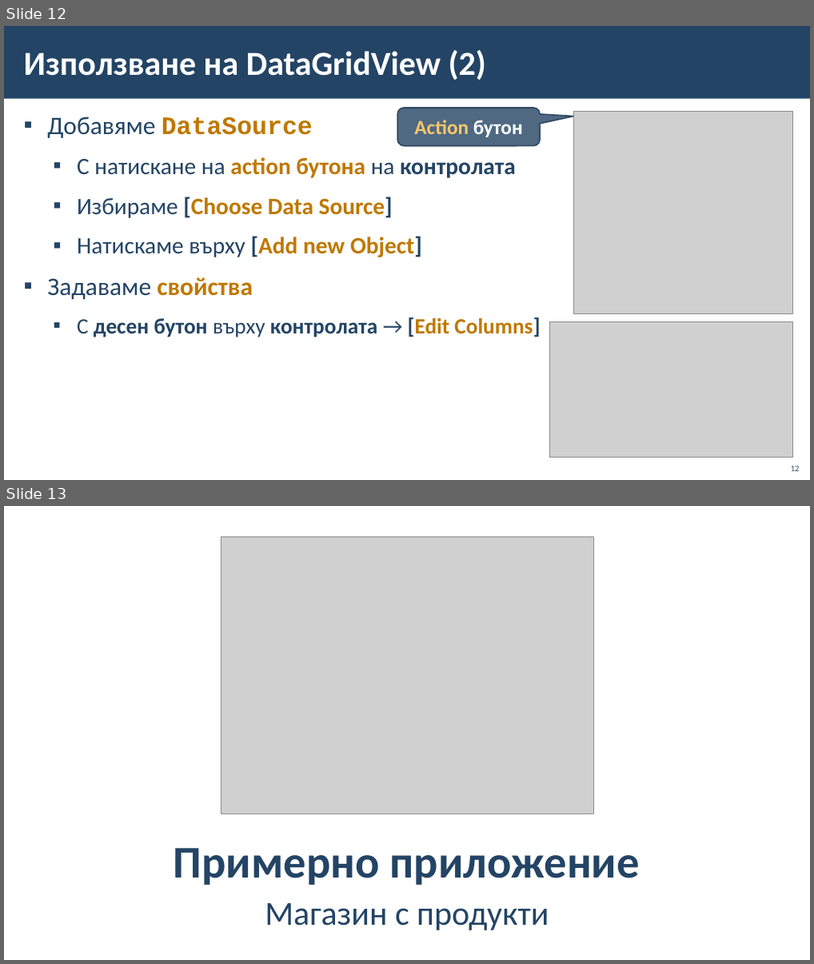
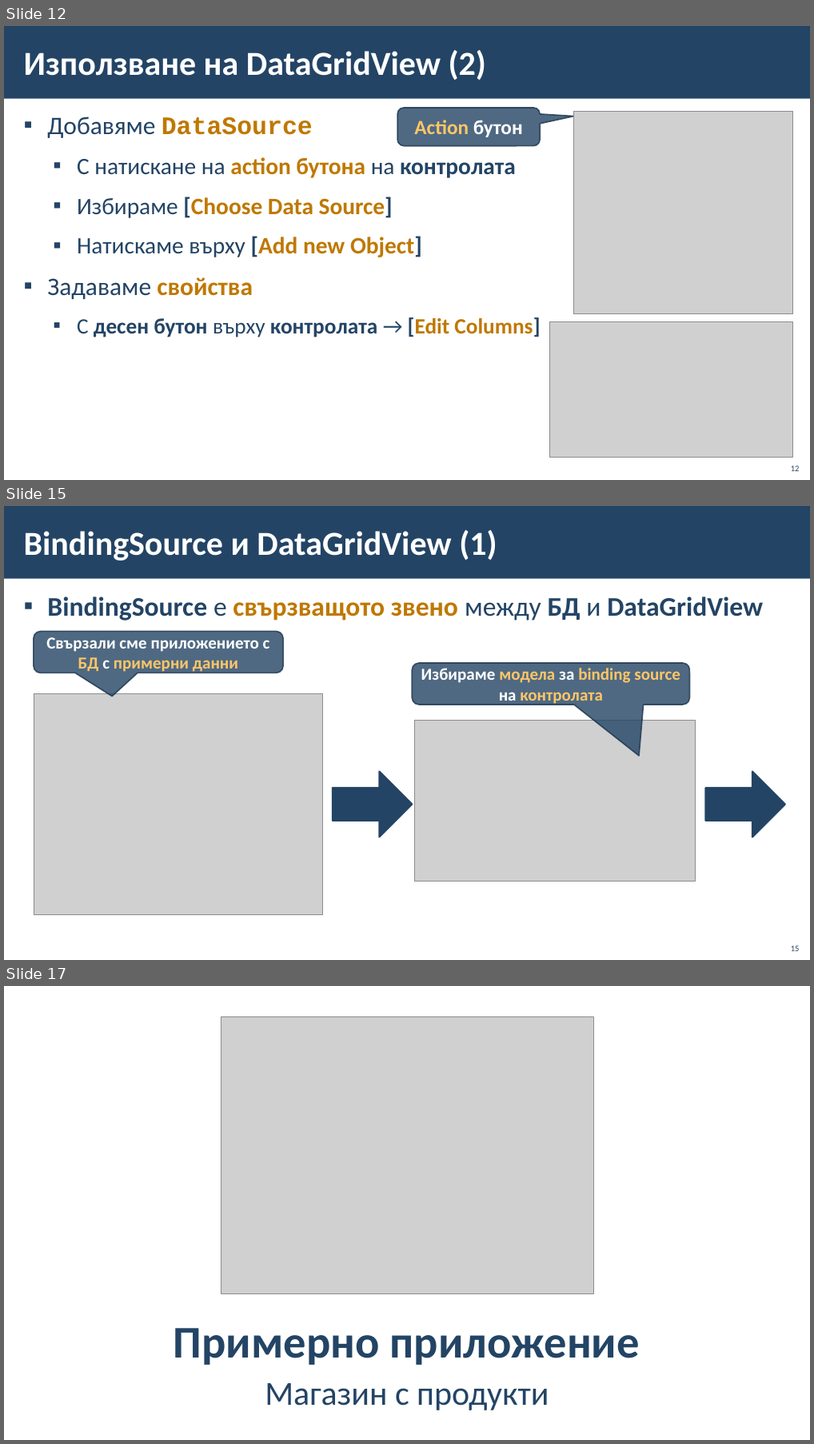
Before and after one commit to BG-IT-Edu/School-Programming, a slide deck: Courses/Software-Sciences/Module-4-Information-Systems-New/05-Connecting-Windows-Forms-with-database/05-Connecting-Windows-Forms-with-database.pptx. Shown one above the other, each under a label of ours: slides 12 and 13 before the commit, slides 12, 15 and 17 after it; the slides between them are not shown. The pictures are 814x964 and 814x1444 pixels, drawn with LibreOffice and Linux fonts; fonts in the diff are those of the drawing; grey boxes stand for pictures; background and template pictures are left out. Boxes give left, top, right and bottom in pixels: in the first picture for what was removed or moved away, otherwise in the second. Text is boxed around its words. In the diff, an @@ line names an element or a change of style, - is before the commit and + after.

```diff
--- a/Courses/Software-Sciences/Module-4-Information-Systems-New/05-Connecting-Windows-Forms-with-database/05-Connecting-Windows-Forms-with-database.pptx
+++ b/Courses/Software-Sciences/Module-4-Information-Systems-New/05-Connecting-Windows-Forms-with-database/05-Connecting-Windows-Forms-with-database.pptx
@@ slide 15 added at (4,506,810,960), background #FFFFFF; not listed: 1 template element that a slide beside it also shows @@
@@ title added at (24,530,497,560), 40 pt, text #FFFFFF, bold @@
+BindingSource и DataGridView (1)
@@ text added at (47,596,763,620), 32 pt, text #234465, bold @@
+▪ BindingSource e свързващото звено между БД и DataGridView
@@ rounded speech box added at (34,632,283,673), fill #234465 at 80% opacity, outline #1A334C 1.5 pt, 20 pt, text #FFFFFF, bold @@
+Свързали сме приложението с БД с примерни данни
@@ rounded speech box added at (412,663,690,704), fill #234465 at 80% opacity, outline #1A334C 1.5 pt, 20 pt, text #FFC666, bold @@
+Избираме модела за binding source на контролата
@@ picture added at (34,693,323,914) @@
@@ picture added at (415,720,696,880) @@
@@ right arrow added at (333,772,412,837), fill #234465, outline #234465 2 pt @@
@@ right arrow added at (706,772,786,837), fill #234465, outline #234465 2 pt @@
@@ page number added at (791,945,800,951), 10 pt, text #234465 @@
+15
@@ what was slide 13 is now slide 17 @@
```
Also in this commit, not shown: 2 slides changed, 3 other slides added.
